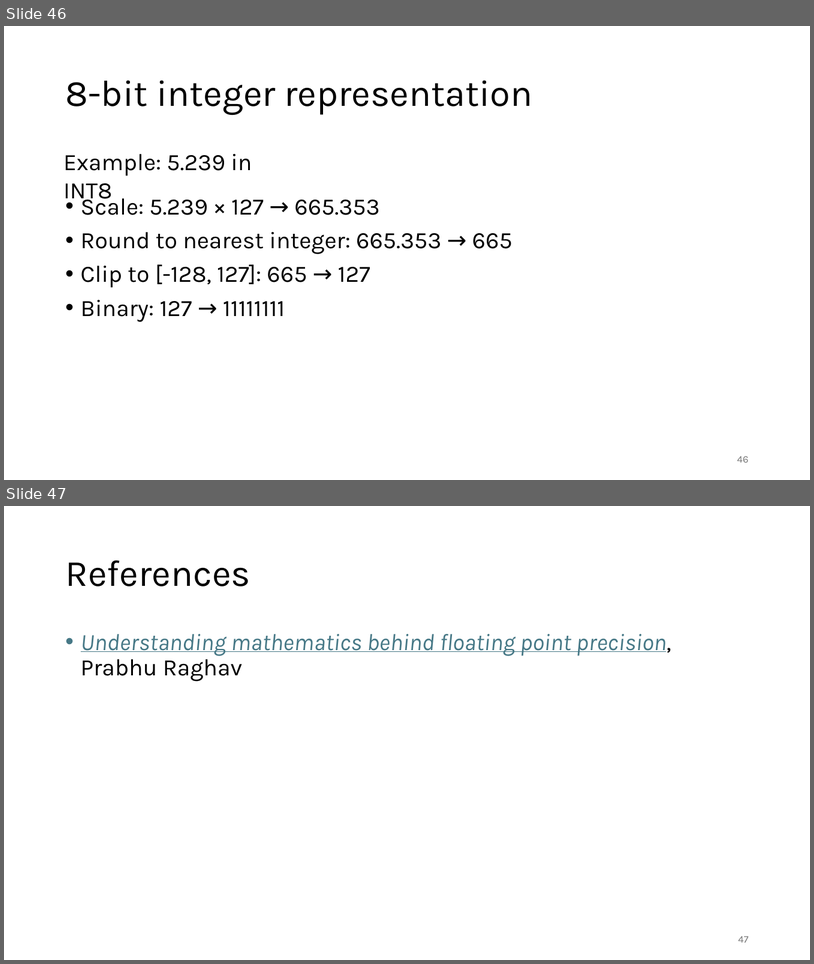
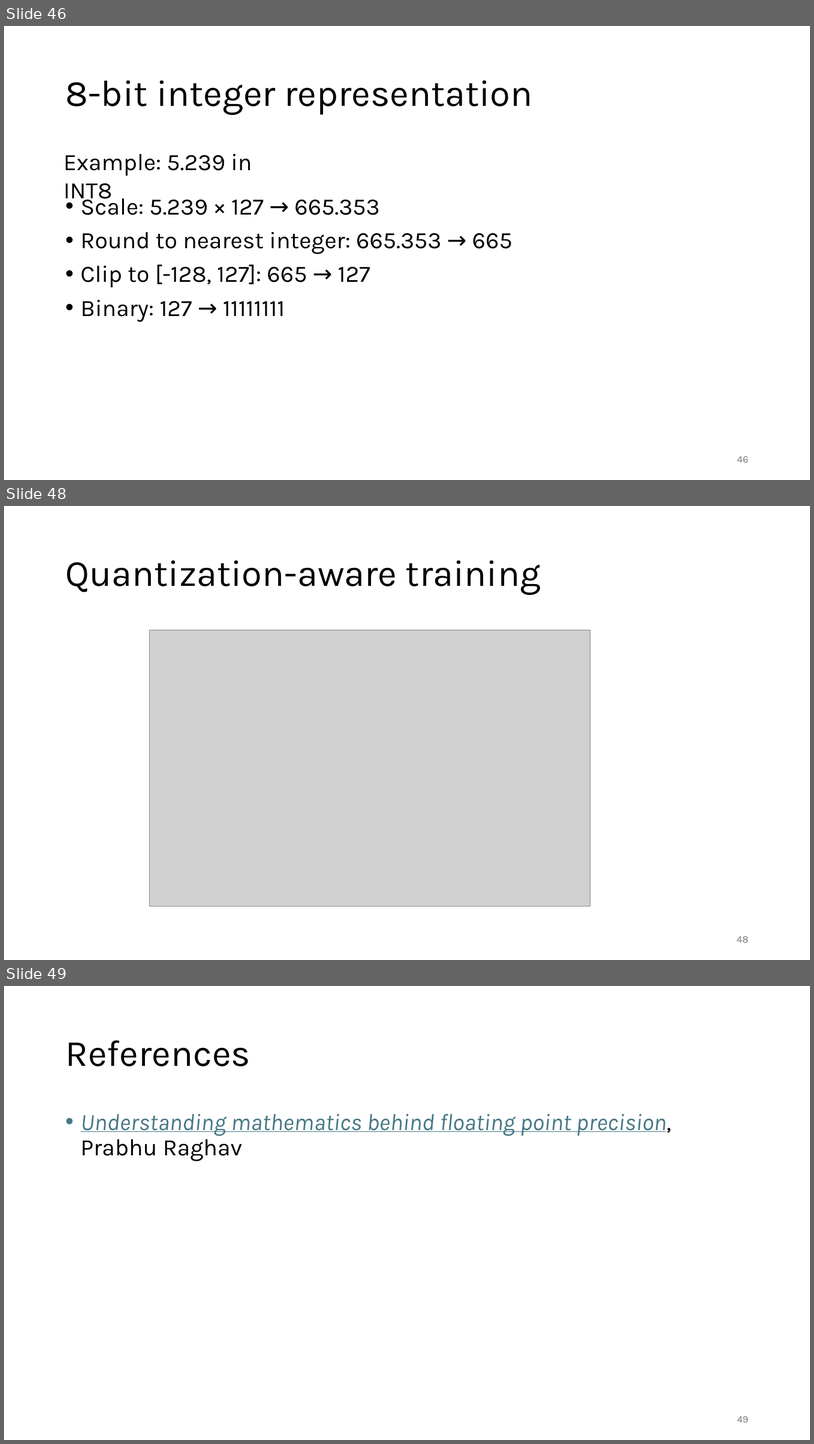
Before and after one commit to gjbex/Deploying-LLMs-locally, a slide deck: local_LLMs.pptx. Shown one above the other, each under a label of ours: slides 46 and 47 before the commit, slides 46, 48 and 49 after it; the slides between them are not shown. The pictures are 814x964 and 814x1444 pixels, drawn with LibreOffice and Linux fonts; fonts in the diff are those of the drawing; grey boxes stand for pictures. Boxes give left, top, right and bottom in pixels: in the first picture for what was removed or moved away, otherwise in the second. Text is boxed around its words. In the diff, an @@ line names an element or a change of style, - is before the commit and + after.

Commit message:
Add quantization methods slide

```diff
--- a/local_LLMs.pptx
+++ b/local_LLMs.pptx
@@ slide 48 added at [4, 506, 810, 960], background #FFFFFF @@
@@ title added at [65, 560, 541, 595], 44 pt, text #000000 @@
+Quantization-aware training
@@ picture added at [150, 630, 591, 906] @@
@@ page number added at [737, 936, 749, 942], 12 pt, text #797979 @@
+48
@@ what was slide 47 is now slide 49 @@
@@ page number at [737, 1416, 749, 1422]: text changed @@
-47
+49
```
Also in this commit, not shown: 1 other slide added.
